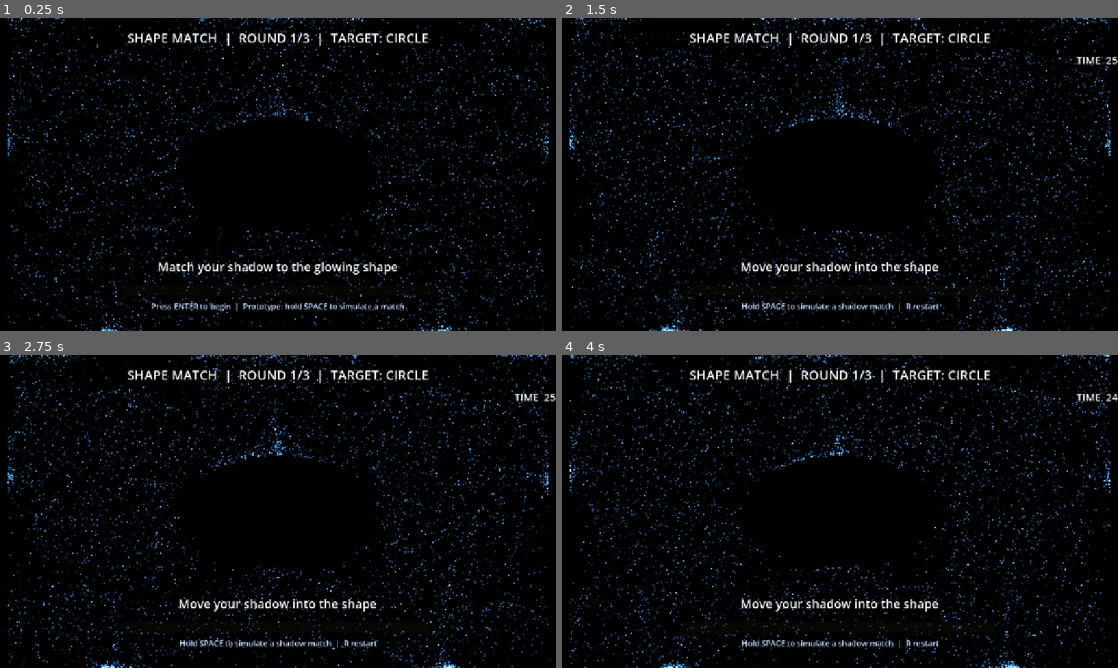
Above: before the commit, frames 1-4 (two rows, left to right).
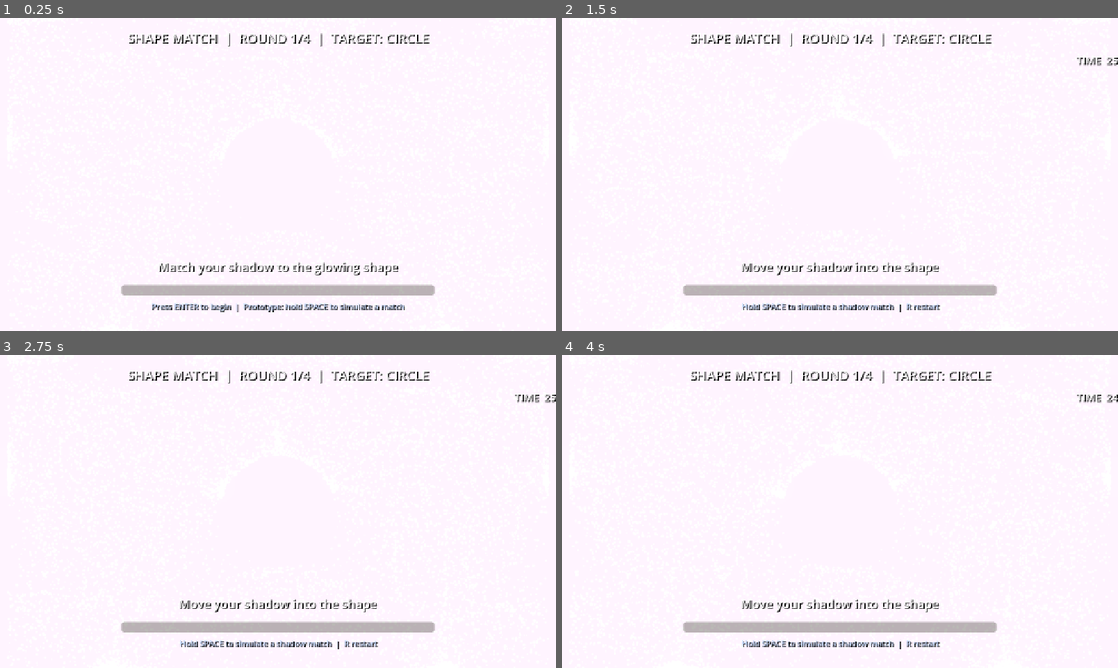
Above: after the commit, the same moments.

Repository: galheumyu/TheShadow
Game: Godot game, scene res://main.tscn
Same seed, same stepped clock (60 frames per second), same inputs: the game is played once before the commit and once after it.
Inputs:
- Up to frame 1 (0.25 s): no input
- Up to frame 2 (1.5 s): tap Enter at 0.5, 0.6 s; tap Space at 0.77 s; tap Keypad Enter at 1.35 s
- Up to frame 3 (2.75 s): tap Space at 1.52 s; tap R at 2.1 s
- Up to frame 4 (4 s): tap Enter at 2.85 s; tap Space at 3.02, 3.77 s; tap Keypad Enter at 3.6 s

The runs differ from the first frame. In frame 1, 99% of the frame differs, in the area x 0-100%, y 0-100%; in frame 2, 99%; in frame 3, 99%; in frame 4, 99%.

Commit message:
added the ability to both use math for shapes AND image masks

Diff:
--- a/ParticleField/ParticleField.tscn
+++ b/ParticleField/ParticleField.tscn
@@ -40,7 +40,7 @@
 shader_parameter/emission_strength = 2.2
 
 [sub_resource type="QuadMesh" id="QuadMesh_dot"]
-size = Vector2(0.12, 0.12)
+size = Vector2(0.14, 0.14)
 
 [node name="ParticleField" type="Node3D"]
 script = ExtResource("1_script")
@@ -49,7 +49,7 @@
 [node name="GPUParticles3D" type="GPUParticles3D" parent="."]
 material_override = SubResource("ShaderMaterial_dust")
 cast_shadow = 0
-amount = 5000
+amount = 10000
 lifetime = 5.0
 preprocess = 4.0
 randomness = 0.45
--- a/ParticleWall.gd
+++ b/ParticleWall.gd
@@ -7,6 +7,11 @@
 const MATCH_HOLD_DURATION := 2.0
 const SUCCESS_PAUSE := 1.5
 const MASK_SIZE := 256
+const WALL_ASPECT_RATIO := 12.0 / 7.0
+
+@export_category("Shape Matching")
+## Optional image-mask rounds appended after the built-in rounds. Use an opaque 12:7 image with the shape in black and the background in white.
+@export var image_mask_rounds: Array[Texture2D] = []
 
 @onready var _field: ParticleField = $ParticleField
 
@@ -16,6 +21,7 @@
 var _match_elapsed := 0.0
 var _transition_elapsed := 0.0
 var _match_held := false
+var _valid_image_masks: Array[Texture2D] = []
 
 var _header_label: Label
 var _timer_label: Label
@@ -25,6 +31,7 @@
 
 
 func _ready() -> void:
+	_collect_image_masks()
 	_build_hud()
 	_apply_target_shape()
 	_update_hud()
@@ -47,7 +54,7 @@
 	elif _state == GameState.ROUND_SUCCESS:
 		_transition_elapsed += delta
 		if _transition_elapsed >= SUCCESS_PAUSE:
-			if _shape_index == SHAPES.size() - 1:
+			if _shape_index == _round_count() - 1:
 				_state = GameState.COMPLETE
 			else:
 				_shape_index += 1
@@ -111,7 +118,36 @@
 
 
 func _apply_target_shape() -> void:
-	_field.set_hole_mask(_create_hole_mask(SHAPES[_shape_index]))
+	if _shape_index < SHAPES.size():
+		_field.set_hole_mask(_create_hole_mask(SHAPES[_shape_index]))
+	else:
+		_field.set_hole_mask(_valid_image_masks[_shape_index - SHAPES.size()])
+
+
+func _collect_image_masks() -> void:
+	for index in range(image_mask_rounds.size()):
+		var mask := image_mask_rounds[index]
+		if mask == null:
+			push_error("Image-mask round %d has no texture assigned." % (index + 1))
+			continue
+		_valid_image_masks.append(mask)
+
+
+func _round_count() -> int:
+	return SHAPES.size() + _valid_image_masks.size()
+
+
+func _round_name(index: int) -> String:
+	if index < SHAPES.size():
+		return SHAPES[index]
+
+	var mask := _valid_image_masks[index - SHAPES.size()]
+	var mask_name := mask.resource_name
+	if mask_name.is_empty():
+		mask_name = mask.resource_path.get_file().get_basename()
+	if mask_name.is_empty():
+		mask_name = "IMAGE %d" % (index - SHAPES.size() + 1)
+	return mask_name.replace("_", " ").to_upper()
 
 
 func _create_hole_mask(shape_name: String) -> Texture2D:
@@ -133,13 +169,14 @@
 
 
 func _point_is_inside_shape(shape_name: String, x: float, y: float) -> bool:
+	var shape_x := x * WALL_ASPECT_RATIO
 	match shape_name:
 		"CIRCLE":
-			return Vector2(x, y).length_squared() <= 0.34 * 0.34
+			return Vector2(shape_x, y).length_squared() <= 0.34 * 0.34
 		"TRIANGLE":
-			return y >= -0.34 and y <= 0.34 and absf(x) <= (y + 0.34) * 0.5
+			return y >= -0.34 and y <= 0.34 and absf(shape_x) <= (y + 0.34) * 0.5
 		"SQUARE":
-			return absf(x) <= 0.31 and absf(y) <= 0.31
+			return absf(shape_x) <= 0.31 and absf(y) <= 0.31
 	return false
 
 
@@ -198,8 +235,8 @@
 func _update_hud() -> void:
 	_header_label.text = "SHAPE MATCH  |  ROUND %d/%d  |  TARGET: %s" % [
 		_shape_index + 1,
-		SHAPES.size(),
-		SHAPES[_shape_index],
+		_round_count(),
+		_round_name(_shape_index),
 	]
 	_timer_label.text = "TIME  %02d" % ceili(_time_remaining)
 	_progress_bar.value = minf(_match_elapsed, MATCH_HOLD_DURATION)
--- a/main.tscn
+++ b/main.tscn
@@ -1,11 +1,12 @@
-[gd_scene load_steps=3 format=3 uid="uid://bqparticlewall01"]
+[gd_scene format=3 uid="uid://f3fkytfks1bw"]
 
-[ext_resource type="Script" path="res://ParticleWall.gd" id="1_script"]
-[ext_resource type="PackedScene" path="res://ParticleField/ParticleField.tscn" id="2_field"]
+[ext_resource type="Script" uid="uid://b1vq6uh5nmdw3" path="res://ParticleWall.gd" id="1_script"]
+[ext_resource type="PackedScene" uid="uid://c8iu2u8xoubx5" path="res://ParticleField/ParticleField.tscn" id="2_field"]
+[ext_resource type="Texture2D" uid="uid://brxpkv0d637ar" path="res://HoleMask/circle_soft.png" id="2_h2yge"]
 
 [sub_resource type="Environment" id="Environment_wall"]
 background_mode = 1
-background_color = Color(0, 0, 0, 1)
+background_color = Color(0.3875138, 0.22254139, 0.41668928, 1)
 ambient_light_source = 1
 ambient_light_color = Color(1, 1, 1, 1)
 ambient_light_energy = 0.0
@@ -15,17 +16,17 @@
 glow_intensity = 0.55
 glow_strength = 0.85
 glow_bloom = 0.2
-glow_blend_mode = 1
 
-[node name="ParticleWall" type="Node3D"]
+[node name="ParticleWall" type="Node3D" unique_id=984364063]
 script = ExtResource("1_script")
+image_mask_rounds = Array[Texture2D]([ExtResource("2_h2yge")])
 
-[node name="Camera3D" type="Camera3D" parent="."]
+[node name="Camera3D" type="Camera3D" parent="." unique_id=248790261]
 transform = Transform3D(1, 0, 0, 0, 1, 0, 0, 0, 1, 0, 0, 9)
 current = true
 fov = 42.0
 
-[node name="WorldEnvironment" type="WorldEnvironment" parent="."]
+[node name="WorldEnvironment" type="WorldEnvironment" parent="." unique_id=443426791]
 environment = SubResource("Environment_wall")
 
-[node name="ParticleField" parent="." instance=ExtResource("2_field")]
+[node name="ParticleField" parent="." unique_id=39570880 instance=ExtResource("2_field")]
